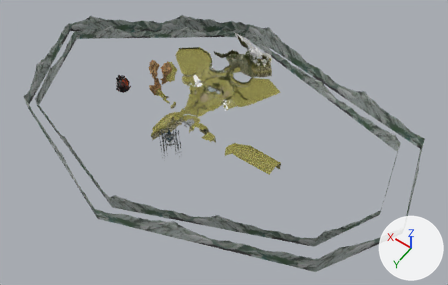
An edit to the glTF model glbs/Hyrule.glb, drawn before and after from the same camera.
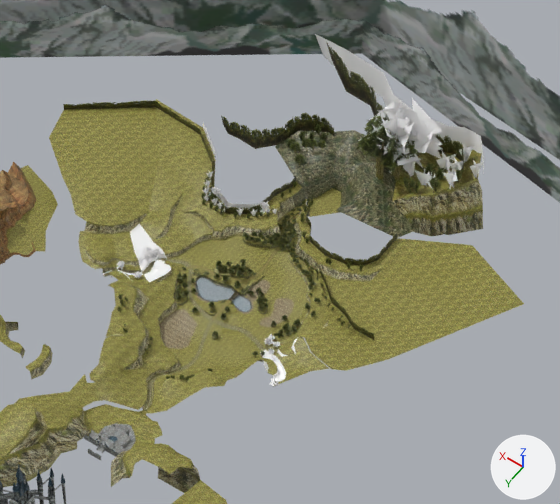
Old and new are each drawn whole from a camera (50 mm lens) standing at (-223.9, 305.5, 408.9) and looking at (-37.2, 44.1, -1.8) and again close up on the part from 37% to 64% of the width and 9% to 48% of the height. The axes (+X, +Y, +Z) are drawn at lower right. The lights are the same throughout.

The scene before the commit, as lines of its bpy script (objects in view):
```python
ob_7_n0b1_008_0_1_16_16_001 = bpy.data.objects.new('7_n0b1.008_0.1_16_16.001', me_7_n0b1_008_0_1_16_16_001)
ob_7_n0b1_008_0_1_16_16_001.location = (0.0, 0.0, 0.0)
ob_7_n0b5_003_0_1_16_16_001 = bpy.data.objects.new('7_n0b5.003_0.1_16_16.001', me_7_n0b5_003_0_1_16_16_001)
ob_7_n0b5_003_0_1_16_16_001.location = (0.0, 0.0, 0.0)
ob_7_n1b6_003_0_1_16_16_001 = bpy.data.objects.new('7_n1b6.003_0.1_16_16.001', me_7_n1b6_003_0_1_16_16_001)
ob_7_n1b6_003_0_1_16_16_001.location = (0.0, 0.0, 0.0)
ob_7_n2b3_010_0_1_16_16_001 = bpy.data.objects.new('7_n2b3.010_0.1_16_16.001', me_7_n2b3_010_0_1_16_16_001)
ob_7_n2b3_010_0_1_16_16_001.location = (0.0, 0.0, 0.0)
ob_7_n3b0_000_0_1_16_16_001 = bpy.data.objects.new('7_n3b0.000_0.1_16_16.001', me_7_n3b0_000_0_1_16_16_001)
ob_7_n3b0_000_0_1_16_16_001.location = (0.0, 0.0, 0.0)
ob_7_n5b8_004_0_1_16_16_001 = bpy.data.objects.new('7_n5b8.004_0.1_16_16.001', me_7_n5b8_004_0_1_16_16_001)
ob_7_n5b8_004_0_1_16_16_001.location = (0.0, 0.0, 0.0)
ob_7_n7b3_004_0_1_16_16_001 = bpy.data.objects.new('7_n7b3.004_0.1_16_16.001', me_7_n7b3_004_0_1_16_16_001)
ob_7_n7b3_004_0_1_16_16_001.location = (0.0, 0.0, 0.0)
ob_7_n8b11_000_0_1_16_16_001 = bpy.data.objects.new('7_n8b11.000_0.1_16_16.001', me_7_n8b11_000_0_1_16_16_001)
ob_7_n8b11_000_0_1_16_16_001.location = (0.0, 0.0, 0.0)
# also in view: '7_n2b2.007_0.1_16_16.001' at (-1.7, 11.2, 2.0); '7_n11b3.003_0.1_16_16.001' at (-2.0, -8.8, 10.7); '7_n0b1.004_0.1_16_16.001' at (1.1, -14.1, 7.3); '7_n3b4.000_0.1_16_16.001' at (-25.9, 14.2, 2.9); '7_n18b19.000_0.1_16_16.001' at (-0.2, 7.2, -0.1)
```
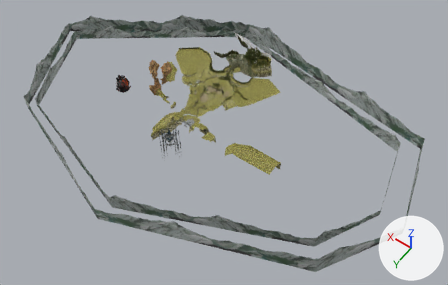
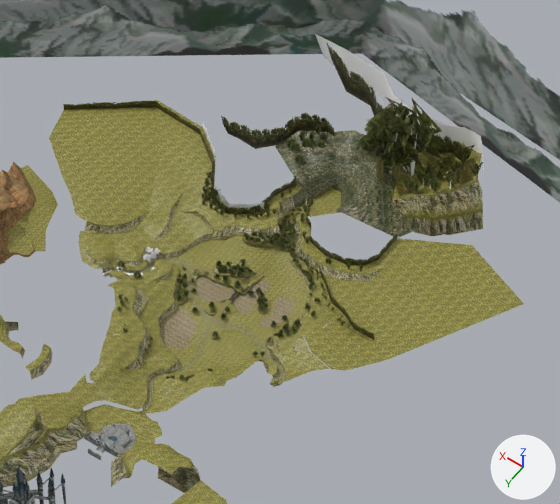
Boxes [x1, y1, x2, y2] around the edits, measured in the close-ups (560 x 504 px):
```json
{"object": "7_n3b0.000_0.1_16_16.001", "change": "surface changed", "before": [117, 97, 483, 278], "after": [117, 97, 483, 278], "on screen": "grey to yellow"}
{"object": "7_n1b6.003_0.1_16_16.001", "change": "surface changed", "before": [130, 223, 171, 283], "after": [130, 223, 171, 283], "on screen": "white to yellow"}
{"object": "7_n8b11.000_0.1_16_16.001", "change": "surface changed", "before": [197, 278, 251, 312], "after": [197, 278, 251, 312], "on screen": "grey to yellow"}
{"object": "7_n0b1.008_0.1_16_16.001", "change": "surface changed", "before": [110, 271, 297, 387], "after": [110, 271, 297, 387], "on screen": "white to yellow"}
{"object": "7_n7b3.004_0.1_16_16.001", "change": "surface changed", "before": [260, 350, 285, 386], "after": [260, 350, 285, 386], "on screen": "white to yellow"}
{"object": "7_n0b5.003_0.1_16_16.001", "change": "surface changed", "before": [138, 244, 167, 272], "after": [138, 244, 167, 272]}
{"object": "7_n5b8.004_0.1_16_16.001", "change": "surface changed", "before": [264, 333, 280, 354], "after": [264, 333, 280, 354]}
```

Edits to the scene script, one JSON object a line:
```json
{"block": "mat_7_n0b1_008_0_1_16_16_001", "change": "nodes: BsdfPrincipled, OutputMaterial, VertexColor"}
{"block": "mat_7_n0b1_008_0_1_16_16_001", "change": "nodes: BsdfPrincipled, Math x3, Mix, OutputMaterial, TexImage, VertexColor"}
{"block": "mat_7_n0b1_008_0_1_16_16_001", "change": "uses the picture img_i_iwakabe_a_bti"}
{"block": "mat_7_n0b5_003_0_1_16_16_001", "change": "nodes: BsdfPrincipled, OutputMaterial, VertexColor"}
{"block": "mat_7_n0b5_003_0_1_16_16_001", "change": "nodes: BsdfPrincipled, Math x3, Mix, OutputMaterial, TexImage, VertexColor"}
{"block": "mat_7_n0b5_003_0_1_16_16_001", "change": "uses the picture img_i_iwakabe_a_bti"}
{"block": "mat_7_n1b6_003_0_1_16_16_001", "change": "nodes: BsdfPrincipled, OutputMaterial, VertexColor"}
{"block": "mat_7_n1b6_003_0_1_16_16_001", "change": "nodes: BsdfPrincipled, Math x3, Mix, OutputMaterial, TexImage, VertexColor"}
{"block": "mat_7_n1b6_003_0_1_16_16_001", "change": "uses the picture img_i_kusa_a_bti"}
{"block": "mat_7_n3b0_000_0_1_16_16_001", "change": "nodes: BsdfPrincipled, OutputMaterial, VertexColor"}
{"block": "mat_7_n3b0_000_0_1_16_16_001", "change": "nodes: BsdfPrincipled, Math x3, Mix, OutputMaterial, TexImage, VertexColor"}
{"block": "mat_7_n3b0_000_0_1_16_16_001", "change": "uses the picture img_i_koyojyu4_bti2"}
{"block": "mat_7_n5b8_004_0_1_16_16_001", "change": "nodes: BsdfPrincipled, OutputMaterial, VertexColor"}
{"block": "mat_7_n5b8_004_0_1_16_16_001", "change": "nodes: BsdfPrincipled, Math x3, Mix, OutputMaterial, TexImage, VertexColor"}
{"block": "mat_7_n5b8_004_0_1_16_16_001", "change": "uses the picture img_i_koyojyu4_bti"}
{"block": "mat_7_n7b3_004_0_1_16_16_001", "change": "nodes: BsdfPrincipled, OutputMaterial, VertexColor"}
{"block": "mat_7_n7b3_004_0_1_16_16_001", "change": "nodes: BsdfPrincipled, Math x3, Mix, OutputMaterial, TexImage, VertexColor"}
{"block": "mat_7_n7b3_004_0_1_16_16_001", "change": "uses the picture img_f6_3ss06"}
{"block": "mat_7_n8b11_000_0_1_16_16_001", "change": "nodes: BsdfPrincipled, OutputMaterial, VertexColor"}
{"block": "mat_7_n8b11_000_0_1_16_16_001", "change": "nodes: BsdfPrincipled, Math x3, Mix, OutputMaterial, TexImage, VertexColor"}
{"block": "mat_7_n8b11_000_0_1_16_16_001", "change": "uses the picture img_f6_3ss05"}
```
